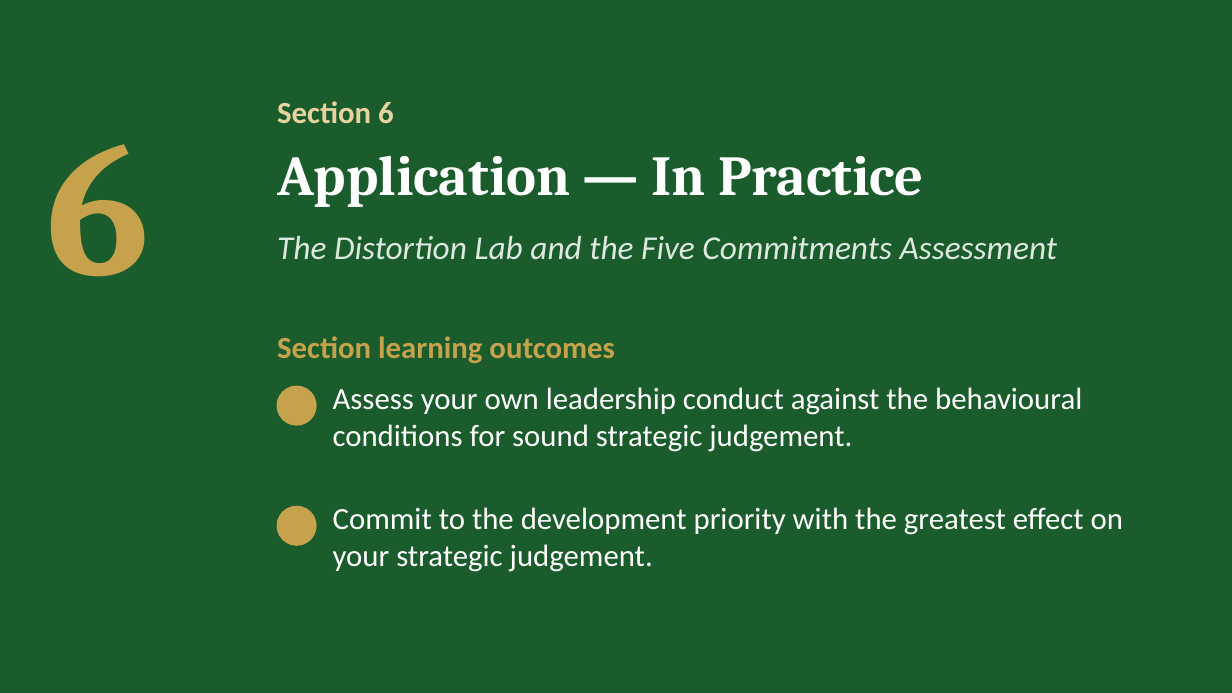
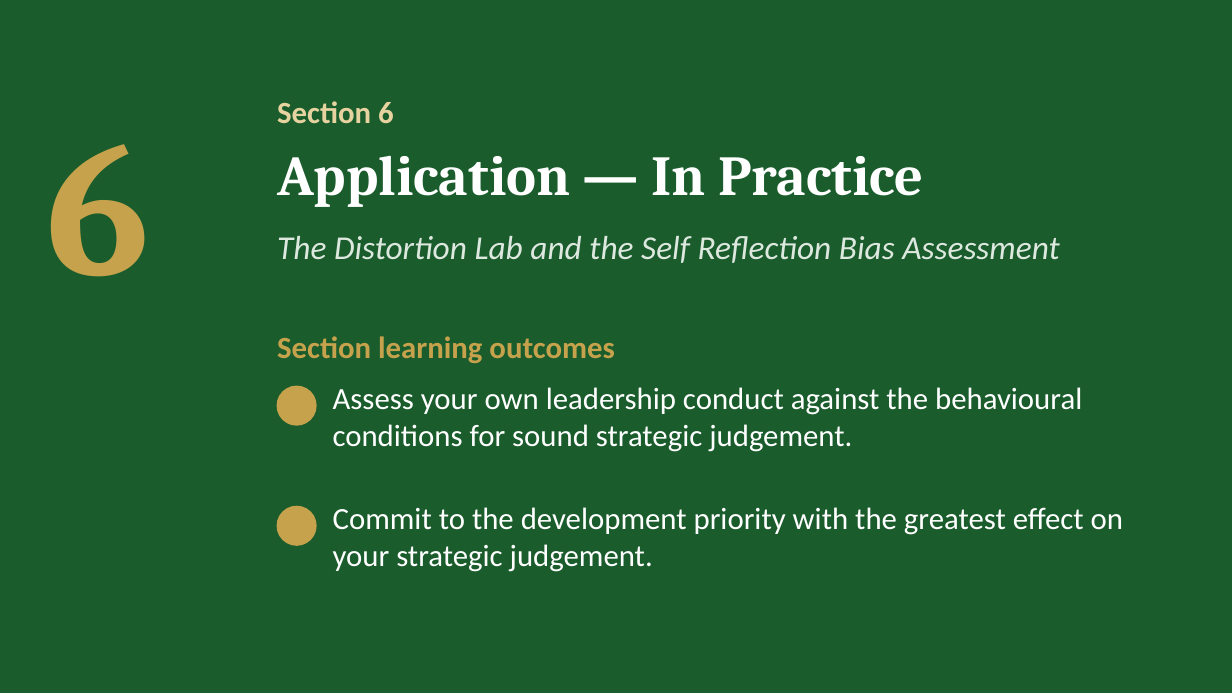
Before and after one commit to IBSL26/ibsl-platform, a slide deck: slide 33 of Unit decks/Unit 01 - Behavioural Strategy Fundamentals.pptx. Drawn at 1232x693 pixels with LibreOffice and Linux fonts; fonts in the diff are those of the drawing; background and template pictures are left out. Boxes give left, top, right and bottom in pixels: in the first picture for what was removed or moved away, otherwise in the second. Text is boxed around its words. In the diff, an @@ line names an element or a change of style, - is before the commit and + after.

Commit message:
Unit 1: rename 6.1 to Self Reflection Bias Assessment; commitments renamed areas A1-A5

```diff
--- a/Unit decks/Unit 01 - Behavioural Strategy Fundamentals.pptx
+++ b/Unit decks/Unit 01 - Behavioural Strategy Fundamentals.pptx
@@ text at <box>277,236,1059,263</box>: text changed @@
-The Distortion Lab and the Five Commitments Assessment
+The Distortion Lab and the Self Reflection Bias Assessment
```
